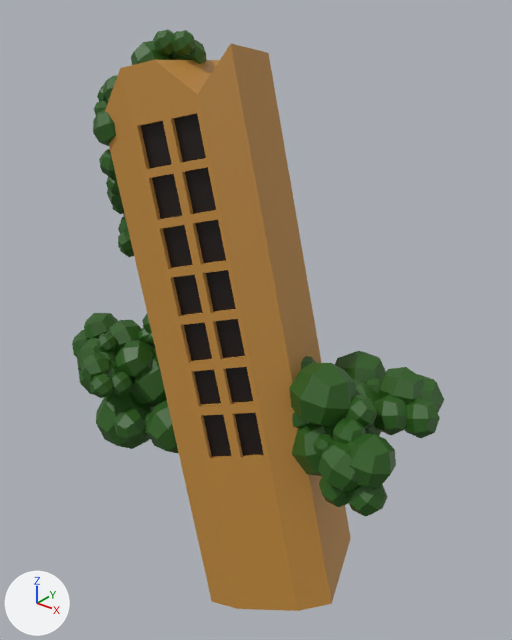
Before and after pictures for a commit that changed the FBX model Assets/Meshes/Obstaculos/Obstaculo3.fbx.
Both versions are drawn from a camera (50 mm lens) standing at (20.3, -23.8, 20.4) and looking at (0.6, 0.9, 5.0). The axes (+X, +Y, +Z) are drawn at lower left. The lights are the same throughout. Where no turn or scale is listed for an object, it has been applied to the vertices.

The scene before the commit, as lines of its bpy script (objects in view):
```python
me_obstaculo3 = bpy.data.meshes.new('Obstaculo3')
me_obstaculo3.from_pydata(...)  # 4088 vertices, 3798 faces; spans x -10.3..10.1, y -5.2..5.2, z -9.3..18.3
me_obstaculo3.materials.append(mat_palette_obstaculo3)  # picture img_palette_obstaculo3_albedo_png
ob_obstaculo3 = bpy.data.objects.new('Obstaculo3', me_obstaculo3)
ob_obstaculo3.location = (0.0, 0.0, 0.0)
```
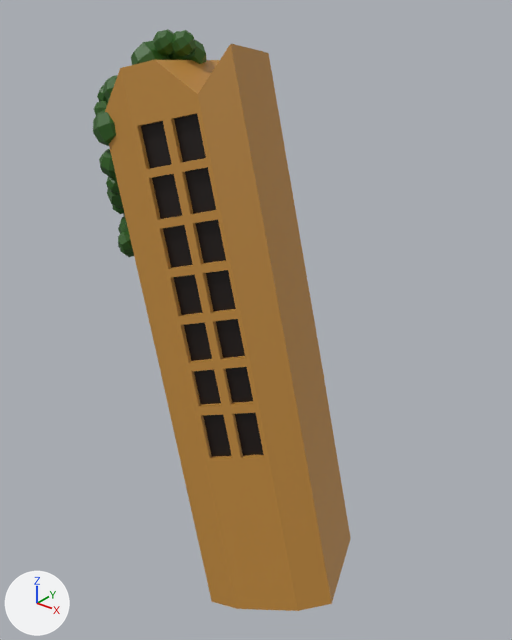
What the commit changed:
me_obstaculo3 is used by ob_obstaculo3; location (0.0, 0.0, 0.0).
me_obstaculo3 had 4088 vertices, 3798 faces and spanned x -10.3..10.1, y -5.2..5.2, z -9.3..18.3.
me_obstaculo3 now has 2008 vertices, 1878 faces and spans x -7.0..7.6, y -4.6..4.5, z -9.3..18.3.
me_obstaculo3 part 1: 80 loose pieces with 2080 vertices, spanning x -10.3..10.1, y -5.2..5.2, z -2.8..5.0, are deleted.

Pixel boxes [x1, y1, x2, y2] of what changed, in the pictures (512 x 640 px):
'Obstaculo3', reshaped (31% narrower)
    before: [72, 29, 444, 611]
    after: [93, 29, 351, 611]
part 1 of me_obstaculo3, deleted (green)
    before: [72, 313, 444, 516]
